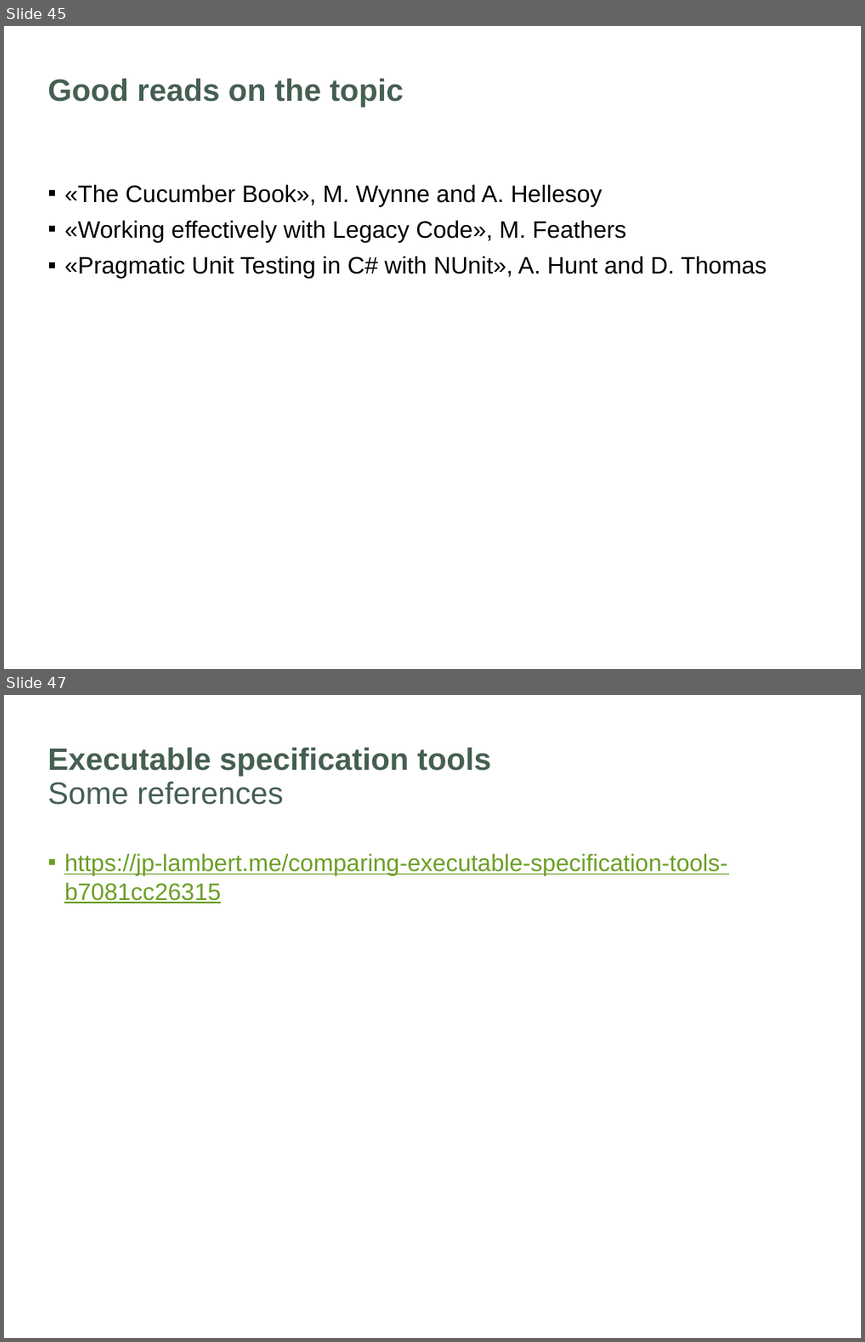
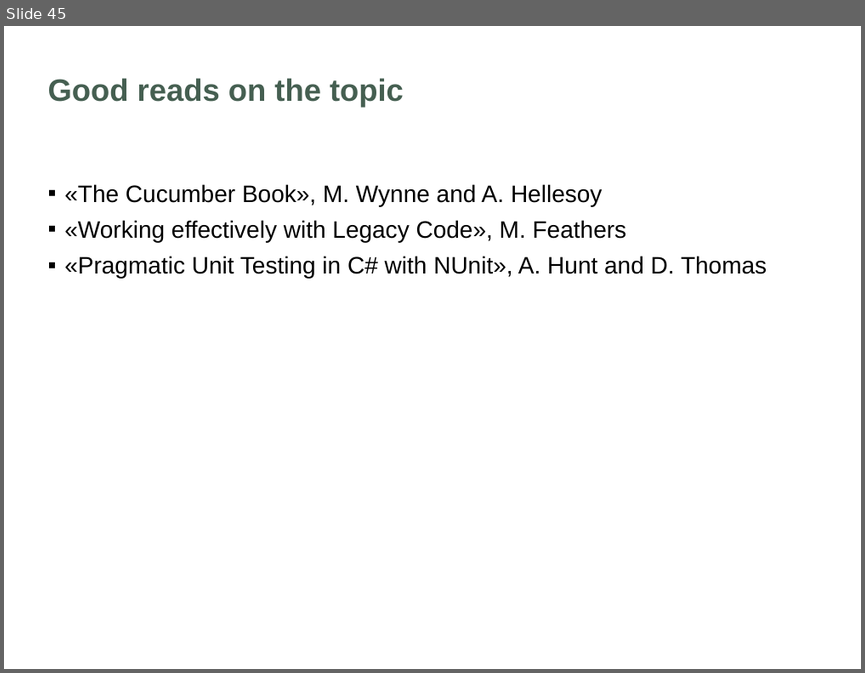
Before and after one commit to softozor/csharp-bdd-tdd, a slide deck: unit-testing.pptx. Shown one above the other, each under a label of ours: slides 45 and 47 before the commit, slide 45 after it; the slides between them are not shown. The pictures are 865x1342 and 865x673 pixels, drawn with LibreOffice and Linux fonts; fonts in the diff are those of the drawing; background and template pictures are left out. Boxes give left, top, right and bottom in pixels: in the first picture for what was removed or moved away, otherwise in the second. Text is boxed around its words. In the diff, an @@ line names an element or a change of style, - is before the commit and + after.

```diff
--- a/unit-testing.pptx
+++ b/unit-testing.pptx
@@ slide 47 removed at [4, 695, 861, 1338], background #FFFFFF @@
@@ title removed at [48, 747, 491, 777] @@
-Executable specification tools
@@ subtitle removed at [48, 781, 284, 805] @@
-Some references
@@ text removed at [64, 853, 727, 903] @@
-▪ https://jp-lambert.me/comparing-executable-specification-tools-b7081cc26315
```
Also in this commit, not shown: 6 other slides removed, 57 other files.
